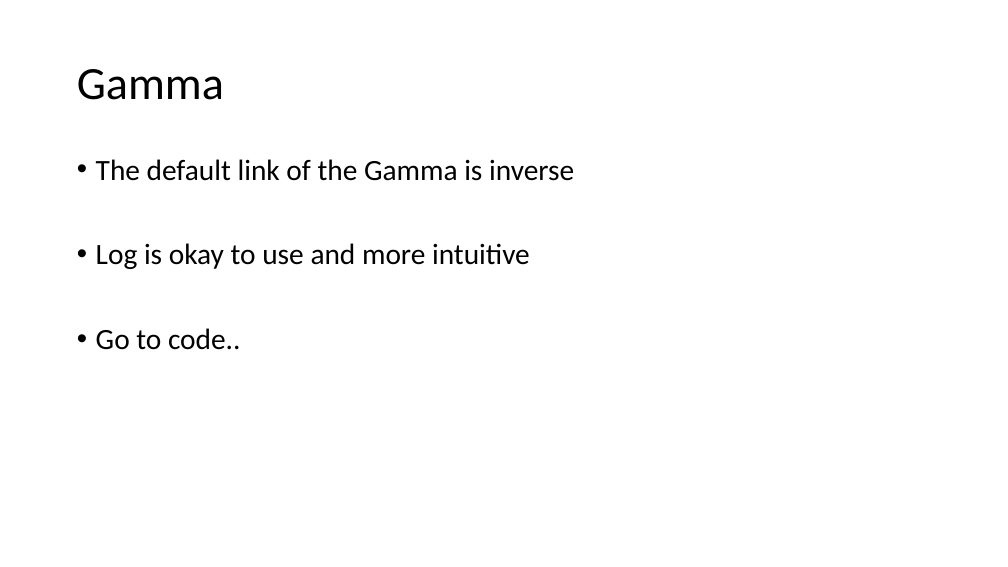
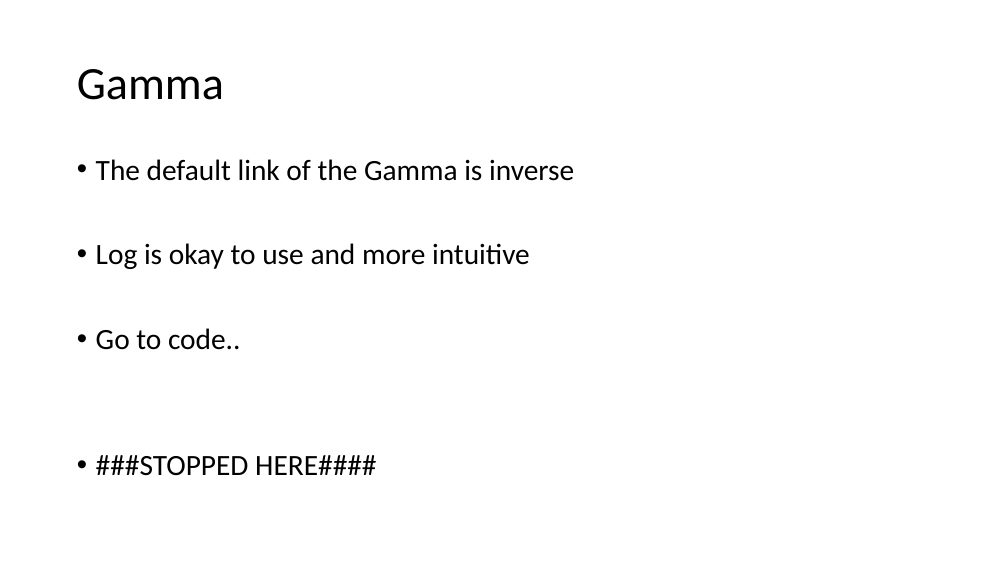
Before and after one commit to VTQuantMethodsEEB/klangwig, a slide deck: slide 34 of lectures/week_10_glms/le10_glms.pptx. Drawn at 1008x567 pixels with LibreOffice and Linux fonts; fonts in the diff are those of the drawing. Boxes give left, top, right and bottom in pixels: in the first picture for what was removed or moved away, otherwise in the second. Text is boxed around its words. In the diff, an @@ line names an element or a change of style, - is before the commit and + after.

```diff
--- a/lectures/week_10_glms/le10_glms.pptx
+++ b/lectures/week_10_glms/le10_glms.pptx
@@ text at (x1=96, y1=455, x2=376, y2=476): paragraph added @@
+• ###STOPPED HERE####
```
Also in this commit, not shown: 3 other files.
